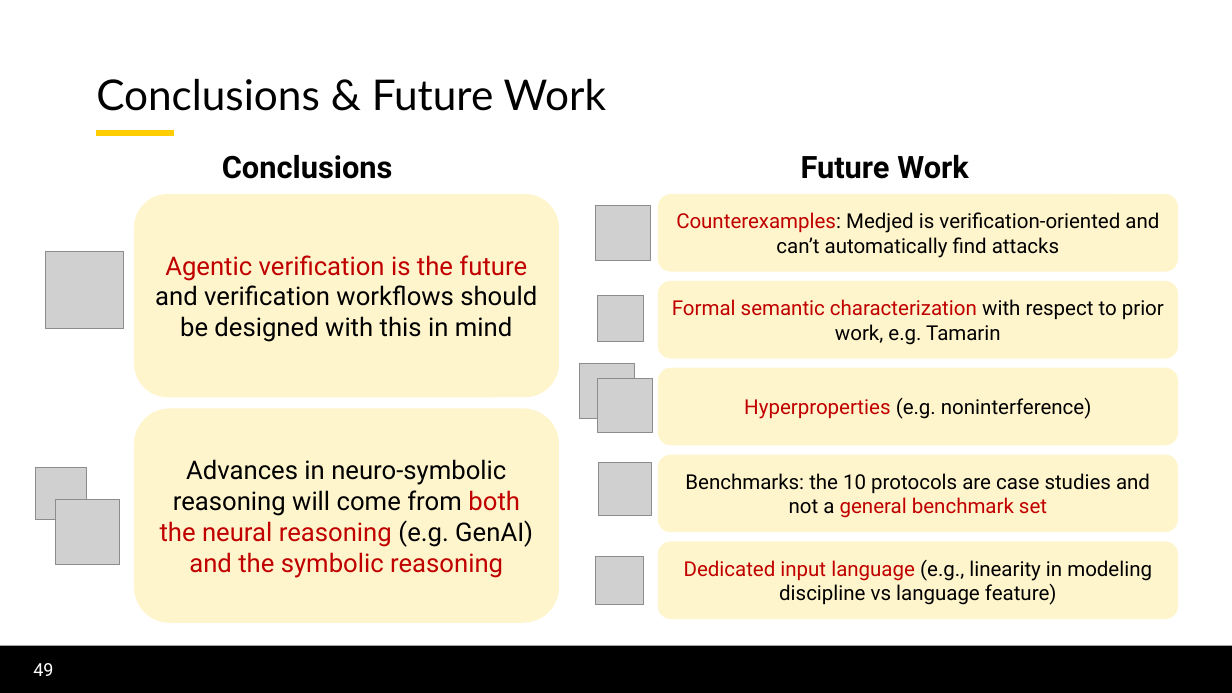
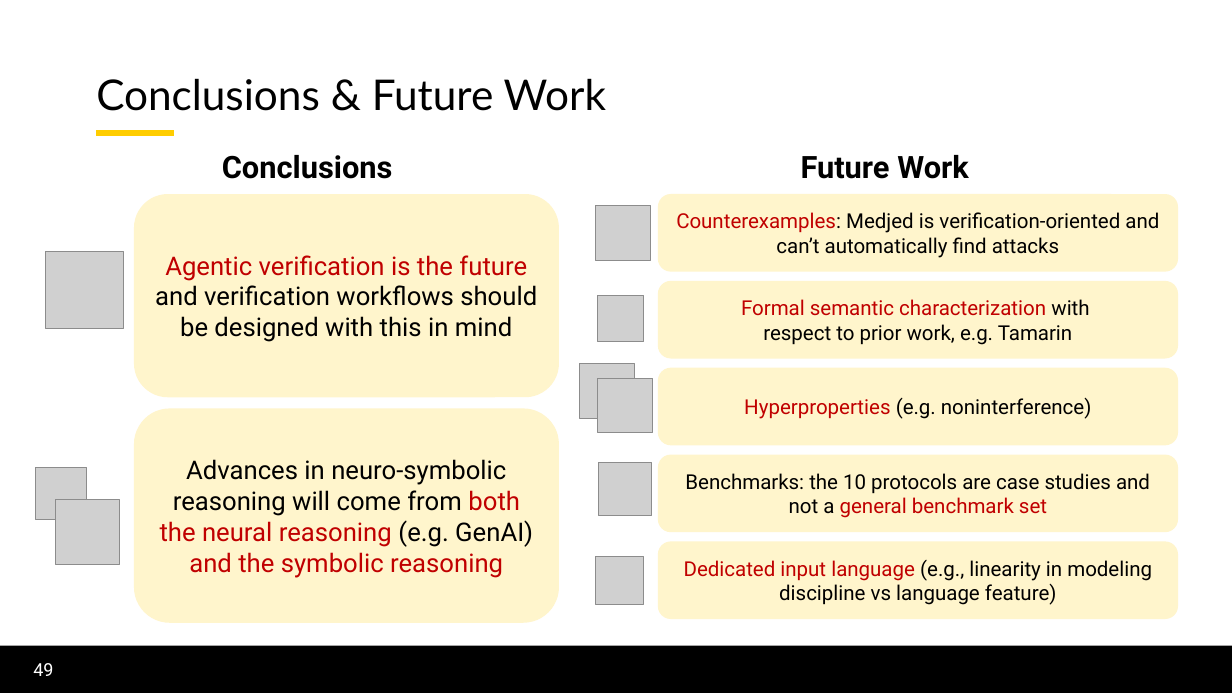
Before and after one commit to lorchrob/graduate_research_symposium, a slide deck: slide 49 of symposium_slides.pptx. Drawn at 1232x693 pixels with LibreOffice and Linux fonts; fonts in the diff are those of the drawing; grey boxes stand for pictures; background and template pictures are left out. Boxes give left, top, right and bottom in pixels: in the first picture for what was removed or moved away, otherwise in the second. Text is boxed around its words. In the diff, an @@ line names an element or a change of style, - is before the commit and + after.

```diff
--- a/symposium_slides.pptx
+++ b/symposium_slides.pptx
@@ text in rounded rectangle at (741, 299, 1089, 345): text changed @@
-Formal semantic characterization with respect to prior work, e.g. Tamarin
+Formal semantic characterization with
+respect to prior work, e.g. Tamarin
```
Also in this commit, not shown: 7 other slides changed.
